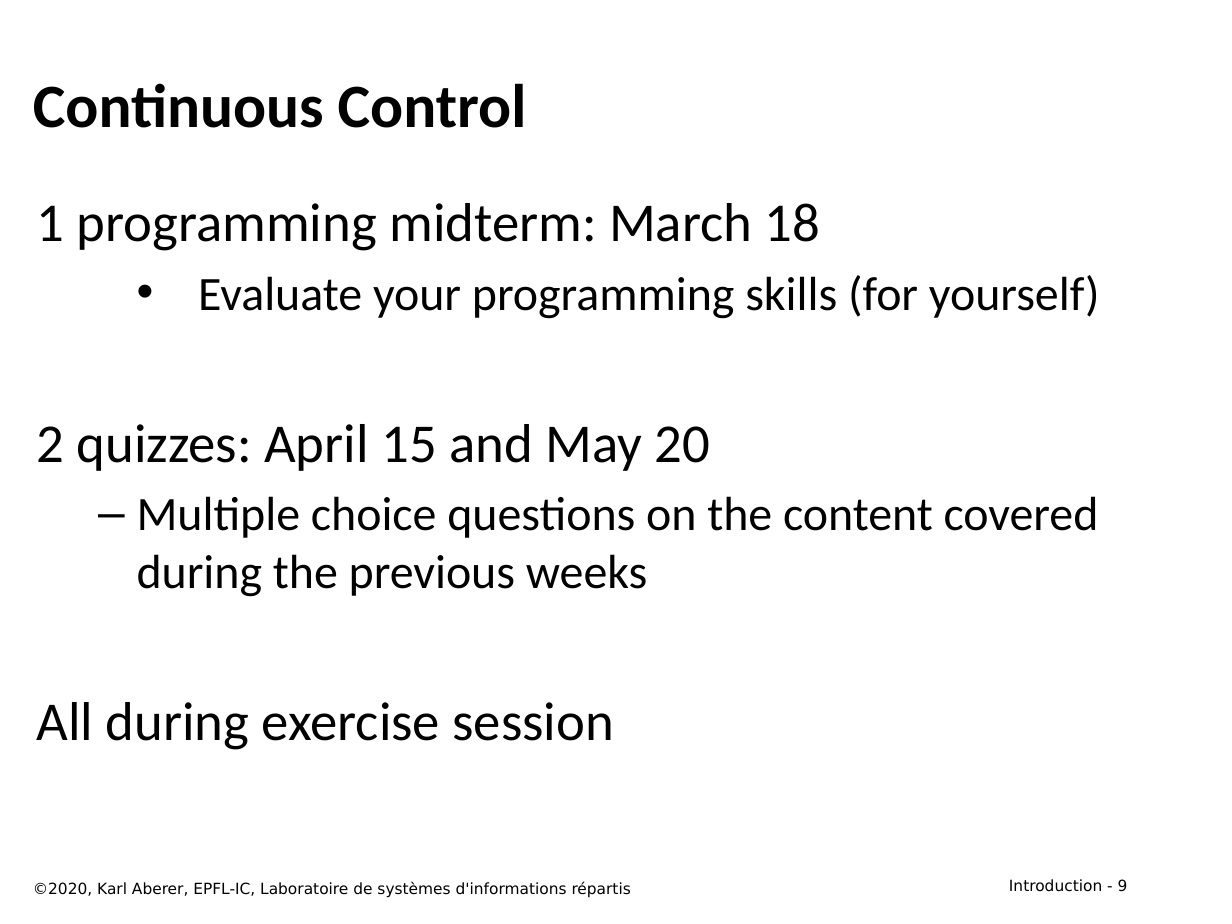
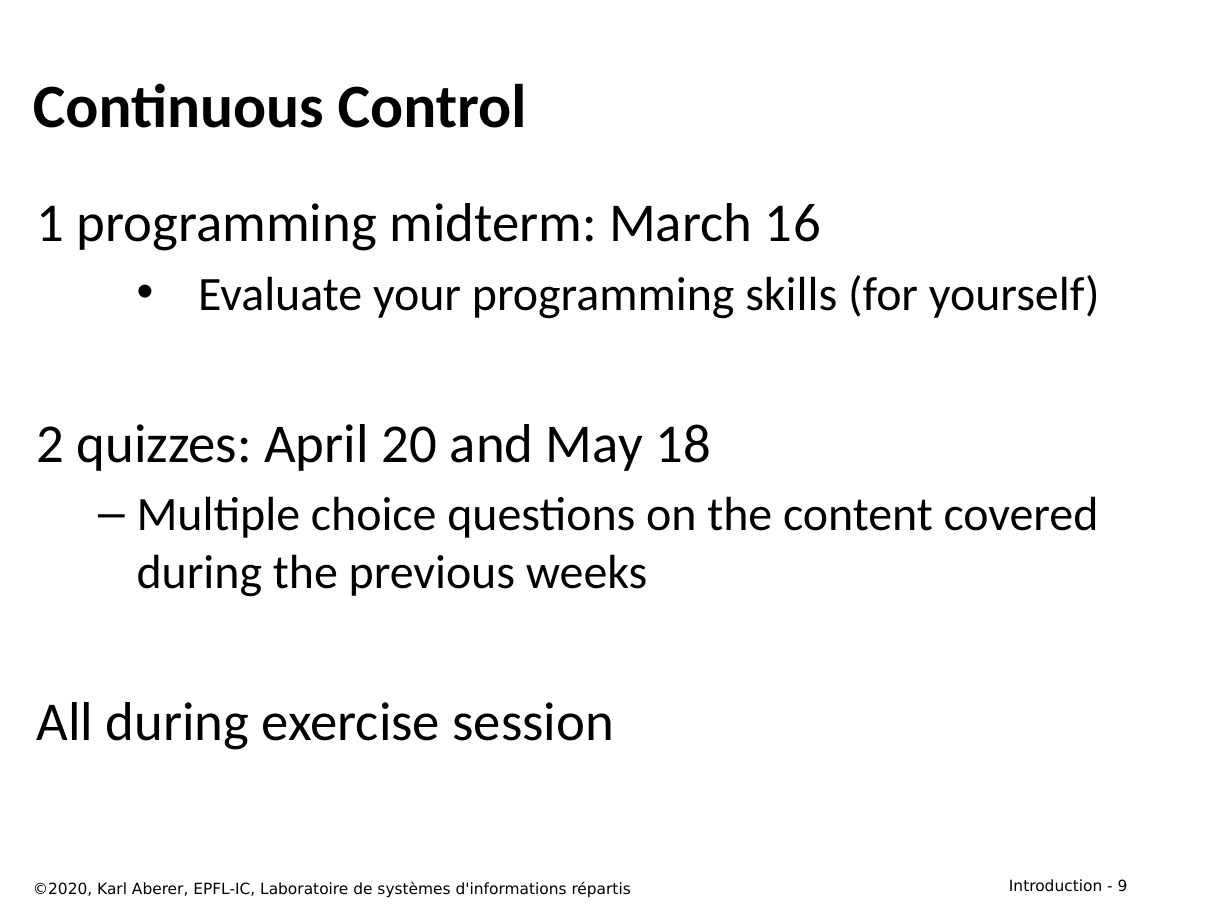
Before and after one commit to giordanocolombi/DIS, a slide deck: slide 9 of Lectures/week 1 - Course Information 2020.pptx. Drawn at 1232x924 pixels with LibreOffice and Linux fonts; fonts in the diff are those of the drawing. Boxes give left, top, right and bottom in pixels: in the first picture for what was removed or moved away, otherwise in the second. Text is boxed around its words. In the diff, an @@ line names an element or a change of style, - is before the commit and + after.

```diff
--- a/Lectures/week 1 - Course Information 2020.pptx
+++ b/Lectures/week 1 - Course Information 2020.pptx
@@ text at bbox=[36, 203, 822, 251]: text changed @@
-1 programming midterm: March 18
+1 programming midterm: March 16
@@ text at bbox=[36, 424, 710, 471]: text changed @@
-2 quizzes: April 15 and May 20
+2 quizzes: April 20 and May 18
```
